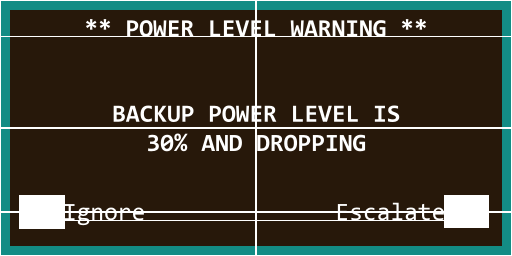
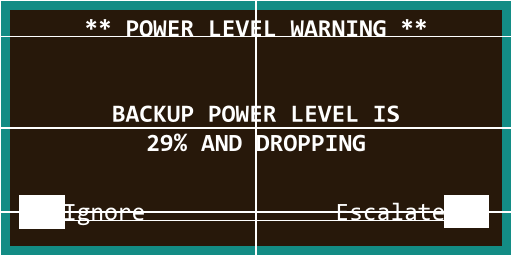
Layers edited between the first and the second 512 × 256 image:
painted on "Bounds" over <box>113,105,400,152</box>
painted on "SampleScreenBg" over <box>113,105,400,152</box>
